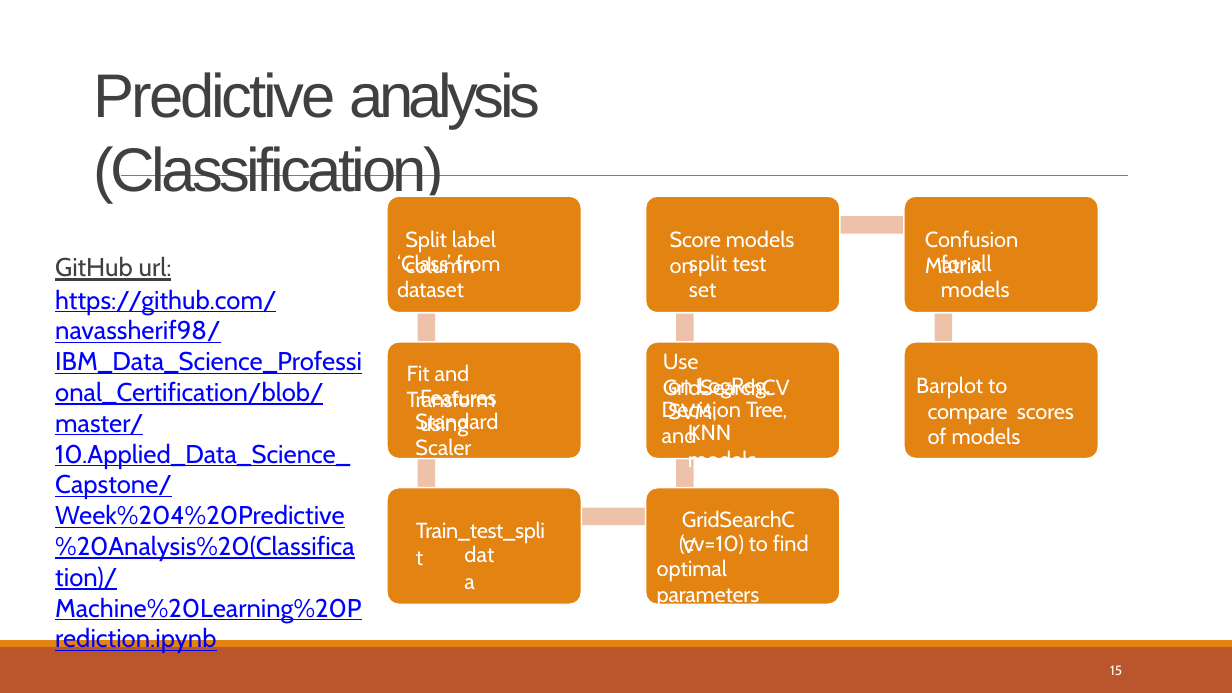
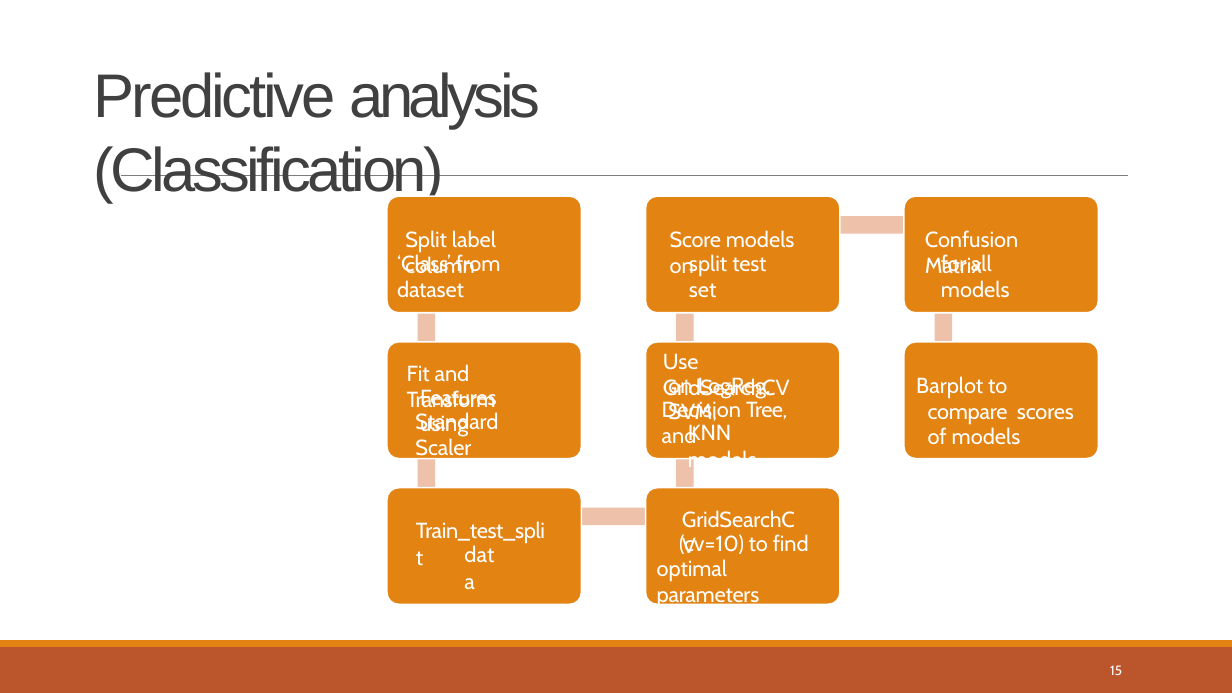
Before and after one commit to shimdol22/IBM_Data_Science_Capstone, a slide deck: slide 15 of Data Science Journey.pptx. Drawn at 1232x693 pixels with LibreOffice and Linux fonts; fonts in the diff are those of the drawing. Boxes give left, top, right and bottom in pixels: in the first picture for what was removed or moved away, otherwise in the second. Text is boxed around its words. In the diff, an @@ line names an element or a change of style, - is before the commit and + after.

```diff
--- a/Data Science Journey.pptx
+++ b/Data Science Journey.pptx
@@ text removed at [55, 256, 362, 653] @@
-GitHub url:
-https://github.com/navassherif98/IBM_Data_Science_Professional_Certification/blob/master/10.Applied_Data_Science_Capstone/Week%204%20Predictive%20Analysis%20(Classification)/Machine%20Learning%20Prediction.ipynb
```
Also in this commit, not shown: 7 other slides changed, 1 other file.
